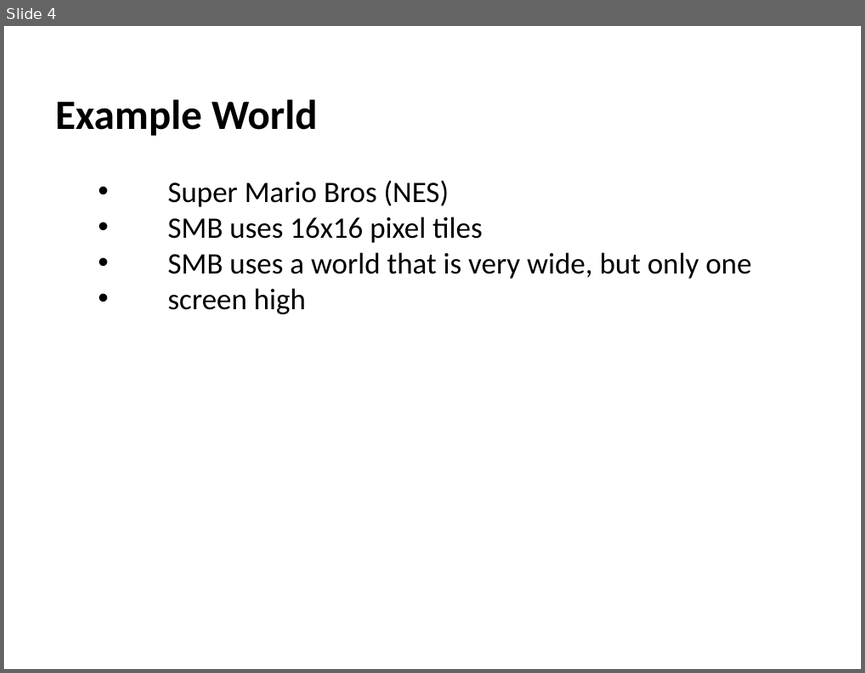
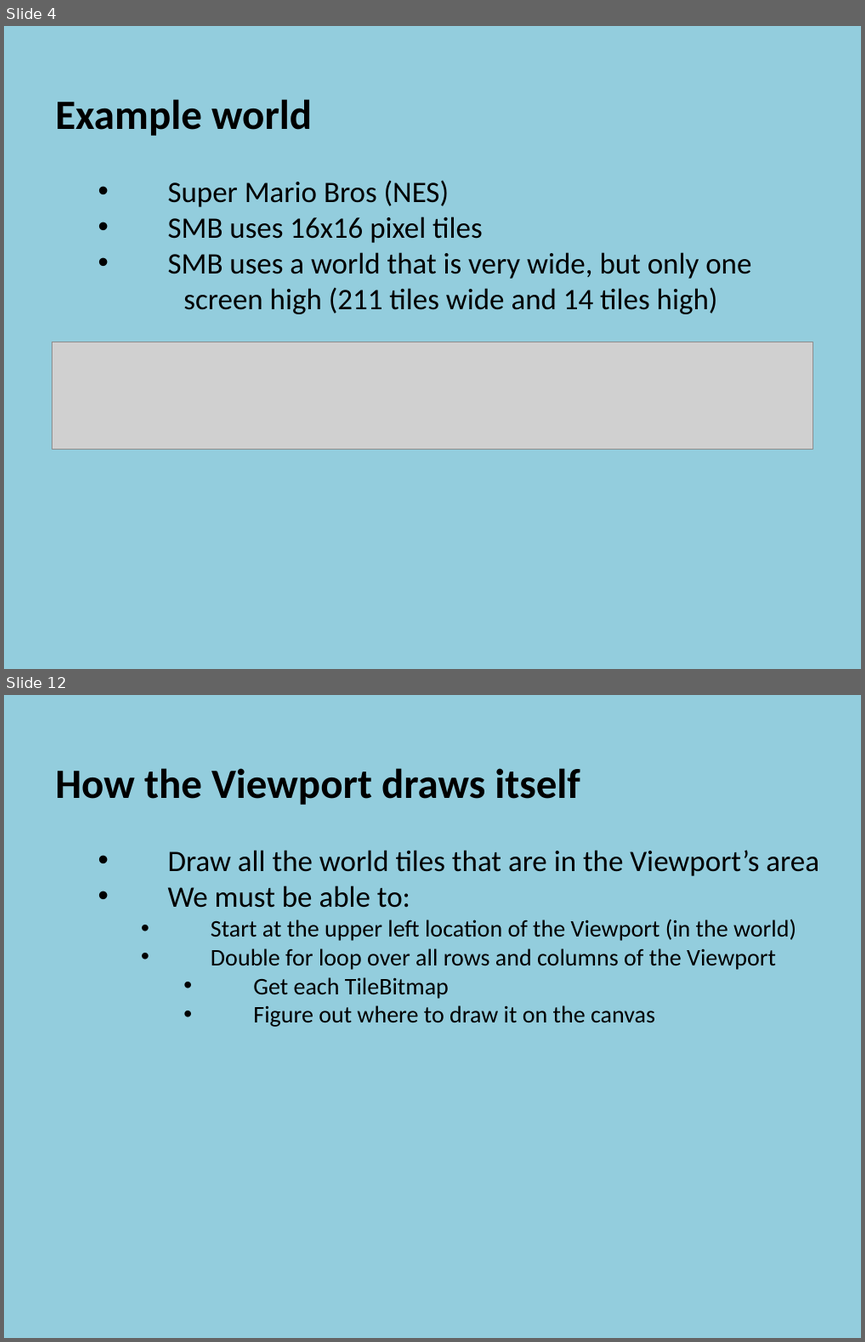
Before and after one commit to szetko/course-materials, a slide deck: Programming 4/07.1 Manual Scrolling Tile Map/07.1 Manual Scrolling Tile Map.pptx. Shown one above the other, each under a label of ours: slide 4 before the commit, slides 4 and 12 after it; the slides between them are not shown. The pictures are 865x673 and 865x1342 pixels, drawn with LibreOffice and Linux fonts; fonts in the diff are those of the drawing; grey boxes stand for pictures. Boxes give left, top, right and bottom in pixels: in the first picture for what was removed or moved away, otherwise in the second. Text is boxed around its words. In the diff, an @@ line names an element or a change of style, - is before the commit and + after.

```diff
--- a/Programming 4/07.1 Manual Scrolling Tile Map/07.1 Manual Scrolling Tile Map.pptx
+++ b/Programming 4/07.1 Manual Scrolling Tile Map/07.1 Manual Scrolling Tile Map.pptx
@@ slide 12 added at (4,695,861,1338), background #93CDDD @@
@@ text added at (55,768,819,1027), 20 pt, text #000000 @@
+  How the Viewport draws itself
+    • Draw all the world tiles that are in the Viewport’s area
+    • We must be able to:
+      • Start at the upper left location of the Viewport (in the world)
+      • Double for loop over all rows and columns of the Viewport
+        • Get each TileBitmap
+        • Figure out where to draw it on the canvas
@@ slide 4 changed as well @@
@@ background #FFFFFF to #93CDDD @@
@@ text at (55,99,312,136): text changed @@
-  Example World
+  Example world
@@ text at (183,287,718,314): text changed @@
-    • screen high
+    screen high (211 tiles wide and 14 tiles high)
@@ picture added at (52,341,813,448) @@
```
Also in this commit, not shown: 3 other slides changed, 15 other slides added, 13 other files.
